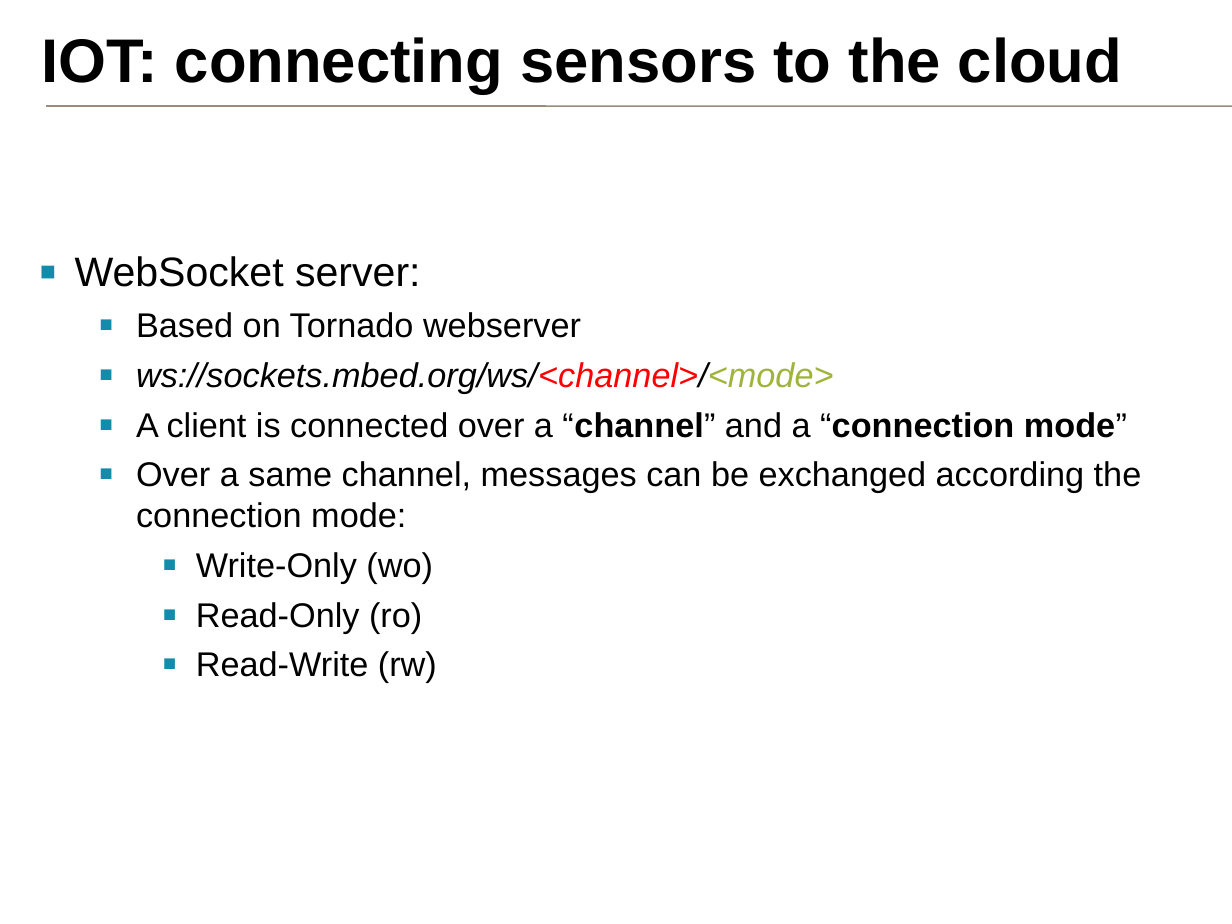
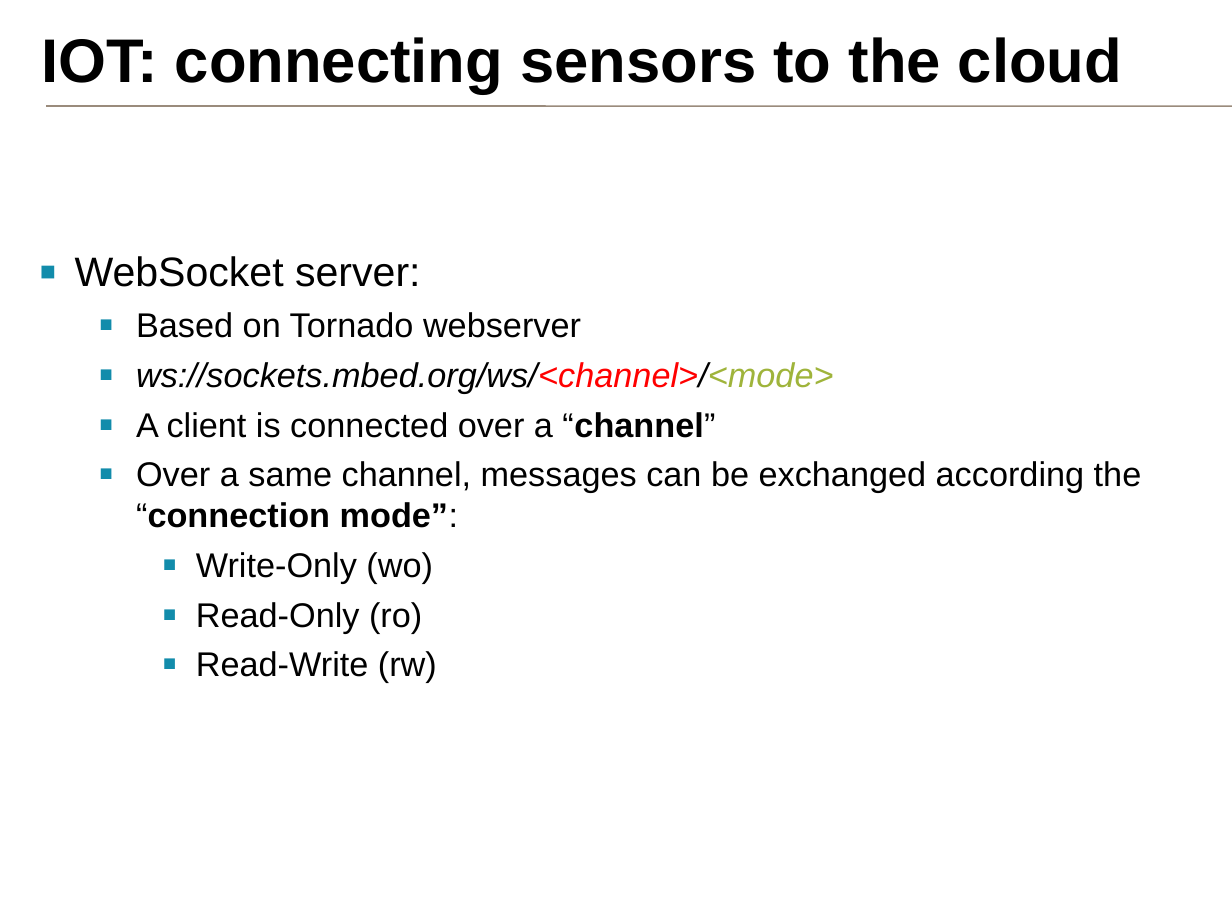
Before and after one commit to samux/ARM-internship-report, a slide deck: slide 12 of presentation_en/pres.pptx. Drawn at 1232x924 pixels with LibreOffice and Linux fonts; fonts in the diff are those of the drawing; background and template pictures are left out. Boxes give left, top, right and bottom in pixels: in the first picture for what was removed or moved away, otherwise in the second. Text is boxed around its words. In the diff, an @@ line names an element or a change of style, - is before the commit and + after.

```diff
--- a/presentation_en/pres.pptx
+++ b/presentation_en/pres.pptx
@@ text at <box>136,412,1142,528</box>: text changed @@
-  ▪ A client is connected over a “channel” and a “connection mode”
-  ▪ Over a same channel, messages can be exchanged according the connection mode:
+  ▪ A client is connected over a “channel”
+  ▪ Over a same channel, messages can be exchanged according the “connection mode”:
```
Also in this commit, not shown: 10 other slides changed, 6 slides removed, 6 other files.
